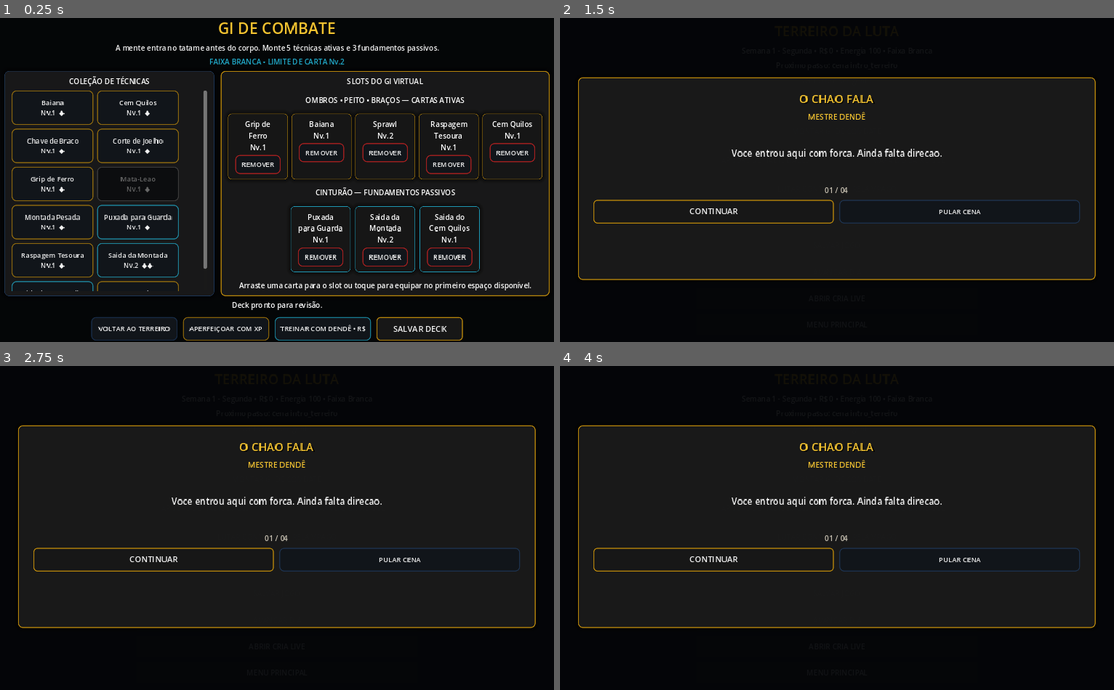
Above: before the commit, frames 1-4 (two rows, left to right).
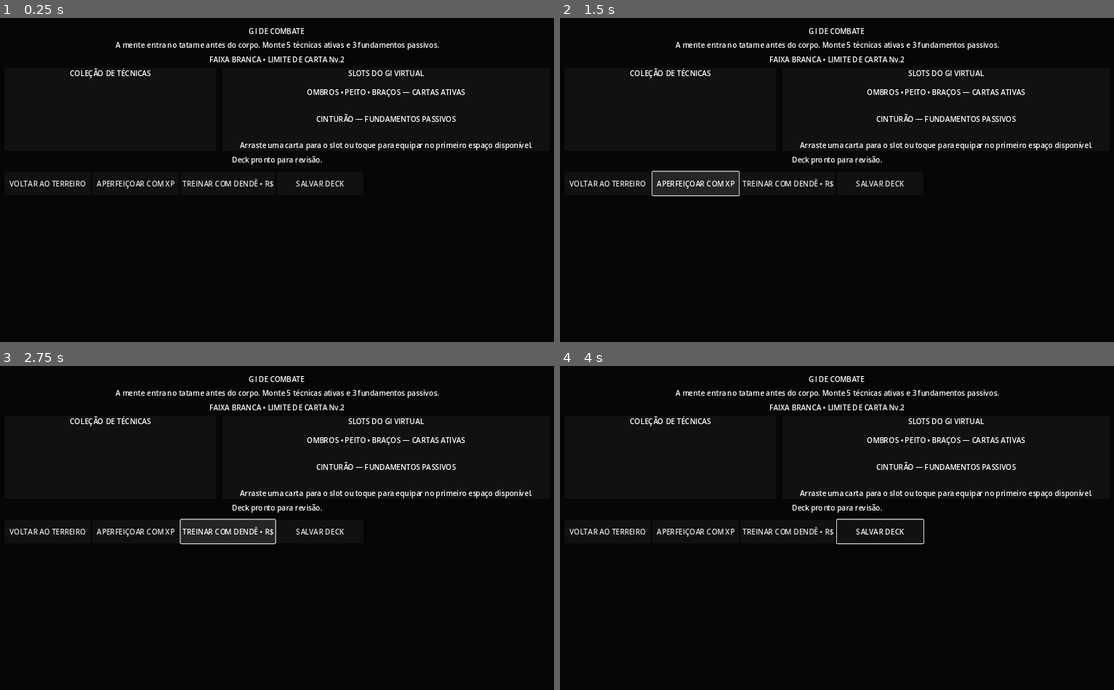
Above: after the commit, the same moments.

Repository: ringuemkt-rgb/cria-do-tatame
Game: Godot game, scene res://scenes/ui/DeckBuilder.tscn
Two runs of this game, one before a commit and one after it. Both use one fixed random seed, a clock stepped at 60 frames per second and the inputs below. This scene is started directly instead of the project's main scene.
Inputs (mouse positions are in pixels of both pictures, inside the frame that each line leads up to):
- Up to frame 1 (0.25 s): no input
- Up to frame 2 (1.5 s): click "VOLTAR AO TERREIRO" at 0.5 s; click (692, 183) at 1.25 s, where only the run after the commit has a clickable "APERFEIÇOAR COM XP"
- Up to frame 3 (2.75 s): click (227, 531) at 2 s, where only the run after the commit has a clickable "TREINAR COM DENDÊ • R$"
- Up to frame 4 (4 s): click (881, 531) at 2.75 s, where only the run after the commit has a clickable "SALVAR DECK"; click (837, 450) at 3.5 s, where only the run before the commit has a clickable "TREINAR"

The runs differ from the first frame. In frame 1, 13% of the frame differs, in the area x 0-100%, y 1-100%; in frame 2, 5.8%; in frame 3, 5.8%; in frame 4, 5.8%.
Error after the commit: Cannot call method 'add_theme_color_override' on a null value. (res://src/ui/CriaVisualTheme.gd:79)

Commit message:
fix(ui): enable scrollable adaptive deck builder scene on compact screens

Diff:
--- a/scenes/ui/DeckBuilder.tscn
+++ b/scenes/ui/DeckBuilder.tscn
@@ -29,122 +29,134 @@
 theme_override_constants/margin_right = 40
 theme_override_constants/margin_bottom = 24
 
-[node name="Layout" type="VBoxContainer" parent="Margin"]
+[node name="Scroll" type="ScrollContainer" parent="Margin"]
+layout_mode = 2
+size_flags_horizontal = 3
+size_flags_vertical = 3
+horizontal_scroll_mode = 0
+follow_focus = true
+
+[node name="Layout" type="VBoxContainer" parent="Margin/Scroll"]
+size_flags_horizontal = 3
 layout_mode = 2
 theme_override_constants/separation = 8
 
-[node name="Title" type="Label" parent="Margin/Layout"]
+[node name="Title" type="Label" parent="Margin/Scroll/Layout"]
 layout_mode = 2
 text = "GI DE COMBATE"
 horizontal_alignment = 1
 
-[node name="Subtitle" type="Label" parent="Margin/Layout"]
+[node name="Subtitle" type="Label" parent="Margin/Scroll/Layout"]
 layout_mode = 2
+autowrap_mode = 3
 text = "A mente entra no tatame antes do corpo. Monte 5 técnicas ativas e 3 fundamentos passivos."
 horizontal_alignment = 1
 
-[node name="Belt" type="Label" parent="Margin/Layout"]
+[node name="Belt" type="Label" parent="Margin/Scroll/Layout"]
 layout_mode = 2
+autowrap_mode = 3
 text = "FAIXA BRANCA • LIMITE DE CARTA Nv.2"
 horizontal_alignment = 1
 
-[node name="Body" type="HBoxContainer" parent="Margin/Layout"]
+[node name="Body" type="BoxContainer" parent="Margin/Scroll/Layout"]
+orientation = 0
 layout_mode = 2
 size_flags_vertical = 3
 theme_override_constants/separation = 14
 
-[node name="CollectionPanel" type="PanelContainer" parent="Margin/Layout/Body"]
+[node name="CollectionPanel" type="PanelContainer" parent="Margin/Scroll/Layout/Body"]
 layout_mode = 2
 size_flags_horizontal = 3
 
-[node name="Collection" type="VBoxContainer" parent="Margin/Layout/Body/CollectionPanel"]
+[node name="Collection" type="VBoxContainer" parent="Margin/Scroll/Layout/Body/CollectionPanel"]
 layout_mode = 2
 theme_override_constants/separation = 8
 
-[node name="Title" type="Label" parent="Margin/Layout/Body/CollectionPanel/Collection"]
+[node name="Title" type="Label" parent="Margin/Scroll/Layout/Body/CollectionPanel/Collection"]
 layout_mode = 2
 text = "COLEÇÃO DE TÉCNICAS"
 horizontal_alignment = 1
 
-[node name="Scroll" type="ScrollContainer" parent="Margin/Layout/Body/CollectionPanel/Collection"]
+[node name="Scroll" type="ScrollContainer" parent="Margin/Scroll/Layout/Body/CollectionPanel/Collection"]
 layout_mode = 2
 size_flags_vertical = 3
 
-[node name="CollectionGrid" type="GridContainer" parent="Margin/Layout/Body/CollectionPanel/Collection/Scroll"]
+[node name="CollectionGrid" type="GridContainer" parent="Margin/Scroll/Layout/Body/CollectionPanel/Collection/Scroll"]
 layout_mode = 2
 size_flags_horizontal = 3
 columns = 2
 theme_override_constants/h_separation = 8
 theme_override_constants/v_separation = 8
 
-[node name="GiPanel" type="PanelContainer" parent="Margin/Layout/Body"]
+[node name="GiPanel" type="PanelContainer" parent="Margin/Scroll/Layout/Body"]
 custom_minimum_size = Vector2(720, 0)
 layout_mode = 2
 size_flags_horizontal = 3
 
-[node name="Gi" type="VBoxContainer" parent="Margin/Layout/Body/GiPanel"]
+[node name="Gi" type="VBoxContainer" parent="Margin/Scroll/Layout/Body/GiPanel"]
 layout_mode = 2
 alignment = 1
 theme_override_constants/separation = 18
 
-[node name="Title" type="Label" parent="Margin/Layout/Body/GiPanel/Gi"]
+[node name="Title" type="Label" parent="Margin/Scroll/Layout/Body/GiPanel/Gi"]
 layout_mode = 2
 text = "SLOTS DO GI VIRTUAL"
 horizontal_alignment = 1
 
-[node name="ActiveLabel" type="Label" parent="Margin/Layout/Body/GiPanel/Gi"]
+[node name="ActiveLabel" type="Label" parent="Margin/Scroll/Layout/Body/GiPanel/Gi"]
 layout_mode = 2
 text = "OMBROS • PEITO • BRAÇOS — CARTAS ATIVAS"
 horizontal_alignment = 1
 
-[node name="ActiveSlots" type="HBoxContainer" parent="Margin/Layout/Body/GiPanel/Gi"]
+[node name="ActiveSlots" type="GridContainer" parent="Margin/Scroll/Layout/Body/GiPanel/Gi"]
 layout_mode = 2
-alignment = 1
+columns = 5
 theme_override_constants/separation = 8
 
-[node name="PassiveLabel" type="Label" parent="Margin/Layout/Body/GiPanel/Gi"]
+[node name="PassiveLabel" type="Label" parent="Margin/Scroll/Layout/Body/GiPanel/Gi"]
 layout_mode = 2
 text = "CINTURÃO — FUNDAMENTOS PASSIVOS"
 horizontal_alignment = 1
 
-[node name="PassiveSlots" type="HBoxContainer" parent="Margin/Layout/Body/GiPanel/Gi"]
+[node name="PassiveSlots" type="GridContainer" parent="Margin/Scroll/Layout/Body/GiPanel/Gi"]
 layout_mode = 2
-alignment = 1
+columns = 3
 theme_override_constants/separation = 10
 
-[node name="Hint" type="Label" parent="Margin/Layout/Body/GiPanel/Gi"]
+[node name="Hint" type="Label" parent="Margin/Scroll/Layout/Body/GiPanel/Gi"]
 layout_mode = 2
 text = "Arraste uma carta para o slot ou toque para equipar no primeiro espaço disponível."
 horizontal_alignment = 1
 autowrap_mode = 3
 
-[node name="Status" type="Label" parent="Margin/Layout"]
+[node name="Status" type="Label" parent="Margin/Scroll/Layout"]
 custom_minimum_size = Vector2(0, 30)
 layout_mode = 2
+autowrap_mode = 3
 text = "Deck pronto para revisão."
 horizontal_alignment = 1
 
-[node name="Actions" type="HBoxContainer" parent="Margin/Layout"]
+[node name="Actions" type="GridContainer" parent="Margin/Scroll/Layout"]
 layout_mode = 2
-alignment = 1
+columns = 4
 theme_override_constants/separation = 12
 
-[node name="Back" type="Button" parent="Margin/Layout/Actions"]
+[node name="Back" type="Button" parent="Margin/Scroll/Layout/Actions"]
 custom_minimum_size = Vector2(190, 52)
 layout_mode = 2
 text = "VOLTAR AO TERREIRO"
 
-[node name="UpgradeXP" type="Button" parent="Margin/Layout/Actions"]
+[node name="UpgradeXP" type="Button" parent="Margin/Scroll/Layout/Actions"]
 custom_minimum_size = Vector2(190, 52)
 layout_mode = 2
 text = "APERFEIÇOAR COM XP"
 
-[node name="UpgradeMoney" type="Button" parent="Margin/Layout/Actions"]
+[node name="UpgradeMoney" type="Button" parent="Margin/Scroll/Layout/Actions"]
 custom_minimum_size = Vector2(190, 52)
 layout_mode = 2
 text = "TREINAR COM DENDÊ • R$"
 
-[node name="Save" type="Button" parent="Margin/Layout/Actions"]
+[node name="Save" type="Button" parent="Margin/Scroll/Layout/Actions"]
 custom_minimum_size = Vector2(190, 52)
 layout_mode = 2
 text = "SALVAR DECK"
